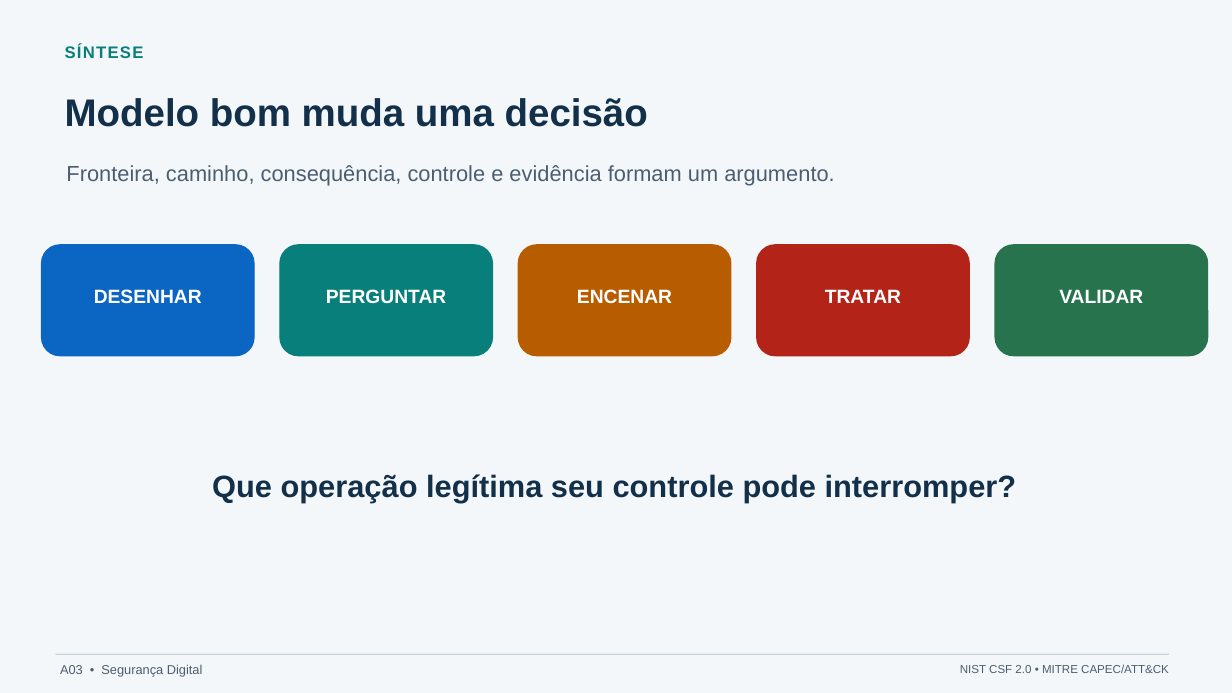
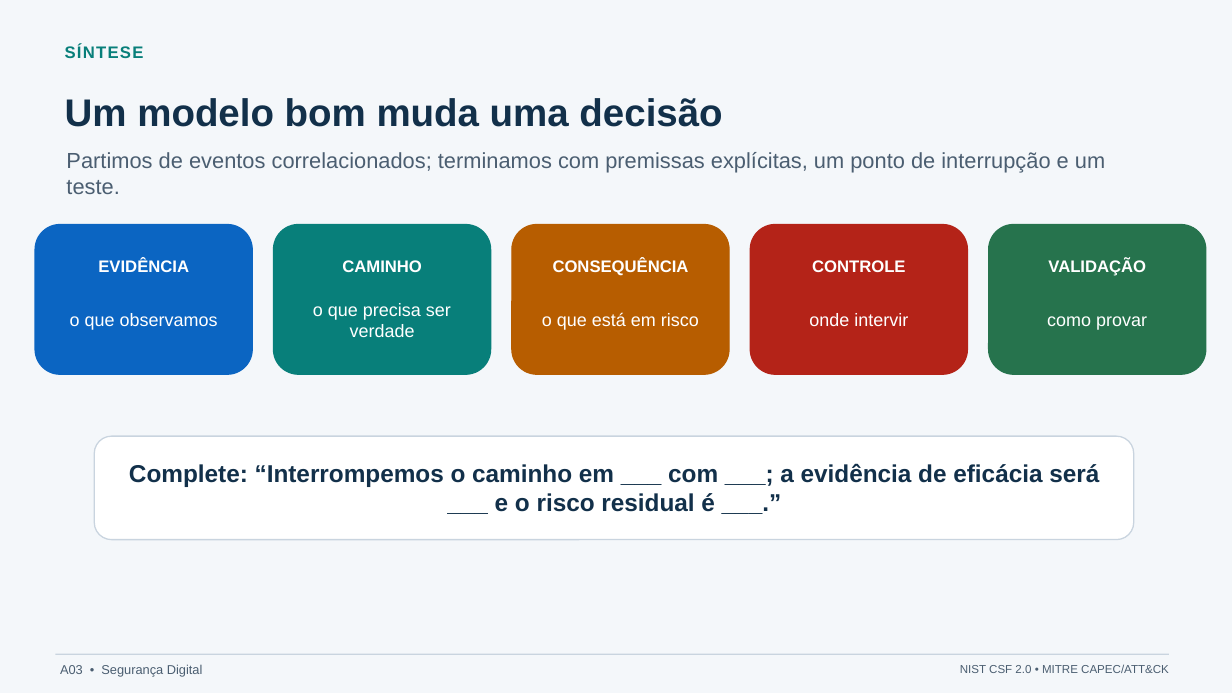
Before and after one commit to rafaelrezo/seguranca-digital, a slide deck: slide 9 of slides/A03-do-caminho-de-ataque-ao-modelo-de-ameacas/fonte/A03-do-caminho-de-ataque-ao-modelo-de-ameacas.pptx. Drawn at 1232x693 pixels with LibreOffice and Linux fonts; fonts in the diff are those of the drawing. Boxes give left, top, right and bottom in pixels: in the first picture for what was removed or moved away, otherwise in the second. Text is boxed around its words. In the diff, an @@ line names an element or a change of style, - is before the commit and + after.

```diff
--- a/slides/A03-do-caminho-de-ataque-ao-modelo-de-ameacas/fonte/A03-do-caminho-de-ataque-ao-modelo-de-ameacas.pptx
+++ b/slides/A03-do-caminho-de-ataque-ao-modelo-de-ameacas/fonte/A03-do-caminho-de-ataque-ao-modelo-de-ameacas.pptx
@@ text at <box>65,98,722,127</box>: text changed @@
-Modelo bom muda uma decisão
+Um modelo bom muda uma decisão
@@ text at <box>66,152,1105,194</box>: text changed @@
-Fronteira, caminho, consequência, controle e evidência formam um argumento.
+Partimos de eventos correlacionados; terminamos com premissas explícitas, um ponto de interrupção e um teste.
@@ rounded rectangle: place and size @@
-rounded rectangle at <box>42,245,254,356</box>
+rounded rectangle at <box>35,225,252,374</box>
@@ rounded rectangle: place and size @@
-rounded rectangle at <box>280,245,493,356</box>
+rounded rectangle at <box>274,225,491,374</box>
@@ rounded rectangle: place and size @@
-rounded rectangle at <box>518,245,731,356</box>
+rounded rectangle at <box>512,225,729,374</box>
@@ rounded rectangle: place and size @@
-rounded rectangle at <box>757,245,970,356</box>
+rounded rectangle at <box>750,225,968,374</box>
@@ rounded rectangle: place and size @@
-rounded rectangle at <box>995,245,1208,356</box>
+rounded rectangle at <box>989,225,1206,374</box>
@@ text added at <box>98,259,189,272</box>, 13 pt, text #FFFFFF, bold @@
+EVIDÊNCIA
@@ text added at <box>342,260,422,272</box>, 13 pt, text #FFFFFF, bold @@
+CAMINHO
@@ text added at <box>553,259,689,276</box>, 13 pt, text #FFFFFF, bold @@
+CONSEQUÊNCIA
@@ text added at <box>812,260,905,272</box>, 13 pt, text #FFFFFF, bold @@
+CONTROLE
@@ text added at <box>1048,259,1146,276</box>, 13 pt, text #FFFFFF, bold @@
+VALIDAÇÃO
@@ text removed at <box>94,289,202,304</box> @@
-DESENHAR
@@ text removed at <box>326,289,446,303</box> @@
-PERGUNTAR
@@ text removed at <box>577,289,672,303</box> @@
-ENCENAR
@@ text removed at <box>825,289,901,303</box> @@
-TRATAR
@@ text removed at <box>1059,289,1143,303</box> @@
-VALIDAR
@@ text added at <box>70,313,218,330</box>, 14 pt, text #FFFFFF @@
+o que observamos
@@ text added at <box>313,303,451,337</box>, 14 pt, text #FFFFFF @@
+o que precisa ser verdade
@@ text added at <box>542,313,699,330</box>, 14 pt, text #FFFFFF @@
+o que está em risco
@@ text added at <box>809,313,908,326</box>, 14 pt, text #FFFFFF @@
+onde intervir
@@ text added at <box>1047,316,1147,330</box>, 14 pt, text #FFFFFF @@
+como provar
@@ rounded rectangle added at <box>94,436,1134,540</box>, fill #FFFFFF, outline #C9D4DF 1 pt @@
@@ text added at <box>129,463,1099,512</box>, 19 pt, text #12304A, bold @@
+Complete: “Interrompemos o caminho em ___ com ___; a evidência de eficácia será ___ e o risco residual é ___.”
@@ text removed at <box>212,474,1017,503</box> @@
-Que operação legítima seu controle pode interromper?
```
Also in this commit, not shown: 7 other slides changed, 1 slide added, 1 slide removed, 27 other files.
